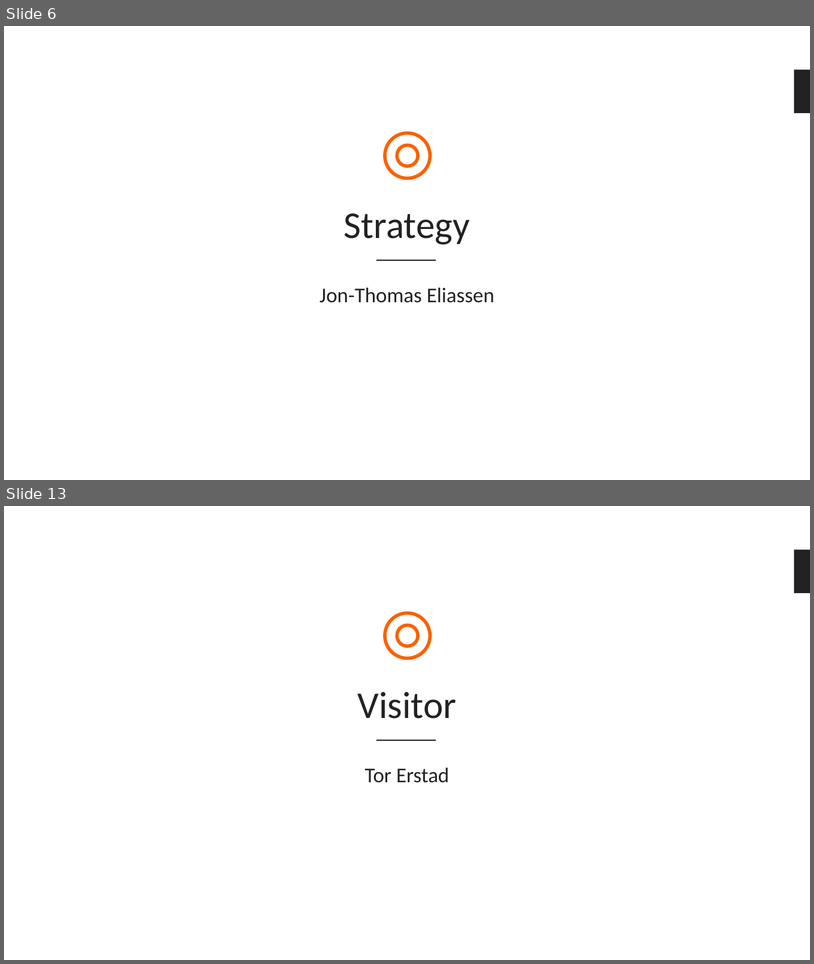
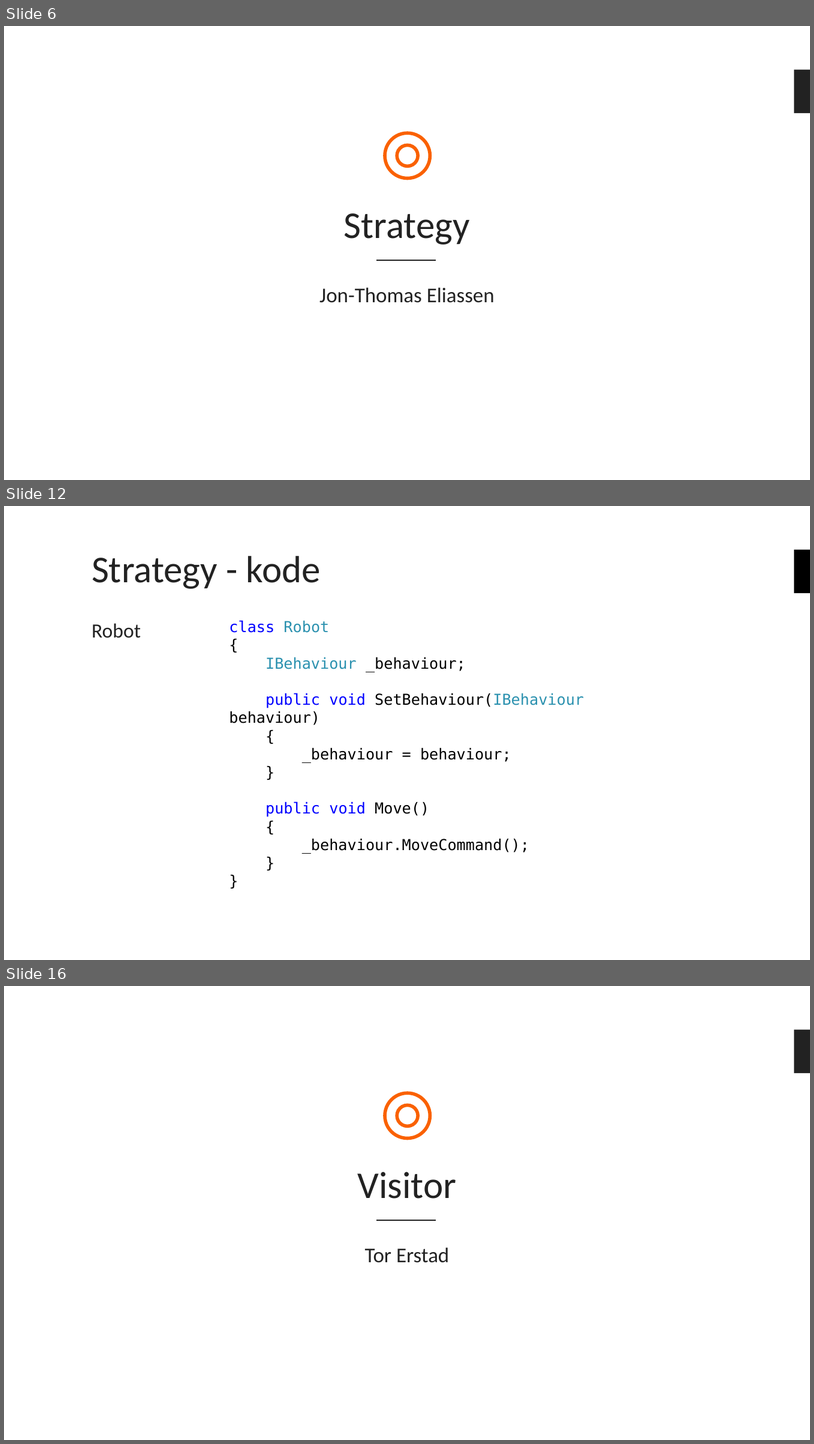
Before and after one commit to bouvet/VisitorAndStrategyPattern, a slide deck: Presentasjon.pptx. Shown one above the other, each under a label of ours: slides 6 and 13 before the commit, slides 6, 12 and 16 after it; the slides between them are not shown. The pictures are 814x964 and 814x1444 pixels, drawn with LibreOffice and Linux fonts; fonts in the diff are those of the drawing; background and template pictures are left out. Boxes give left, top, right and bottom in pixels: in the first picture for what was removed or moved away, otherwise in the second. Text is boxed around its words. In the diff, an @@ line names an element or a change of style, - is before the commit and + after.

Commit message:
Har lagt inn Strategy i presentasjon

```diff
--- a/Presentasjon.pptx
+++ b/Presentasjon.pptx
@@ slide 12 added at (4,506,810,960), background #FFFFFF @@
@@ title added at (92,556,321,589), 45 pt, text #222222 @@
+Strategy - kode
@@ rectangle added at (795,550,810,593), fill #000000 @@
@@ text added at (92,623,141,638), 24 pt, text #222222 @@
+Robot
@@ text added at (229,620,584,853), 18 pt, text #000000 @@
+class Robot
+{
+IBehaviour _behaviour;
+public void SetBehaviour(IBehaviour behaviour)
+{
+_behaviour = behaviour;
+}
+public void Move()
+{
+_behaviour.MoveCommand();
+}
+}
@@ what was slide 13 is now slide 16 @@
```
Also in this commit, not shown: 5 slides changed, 3 other slides added, 1 slide removed.
